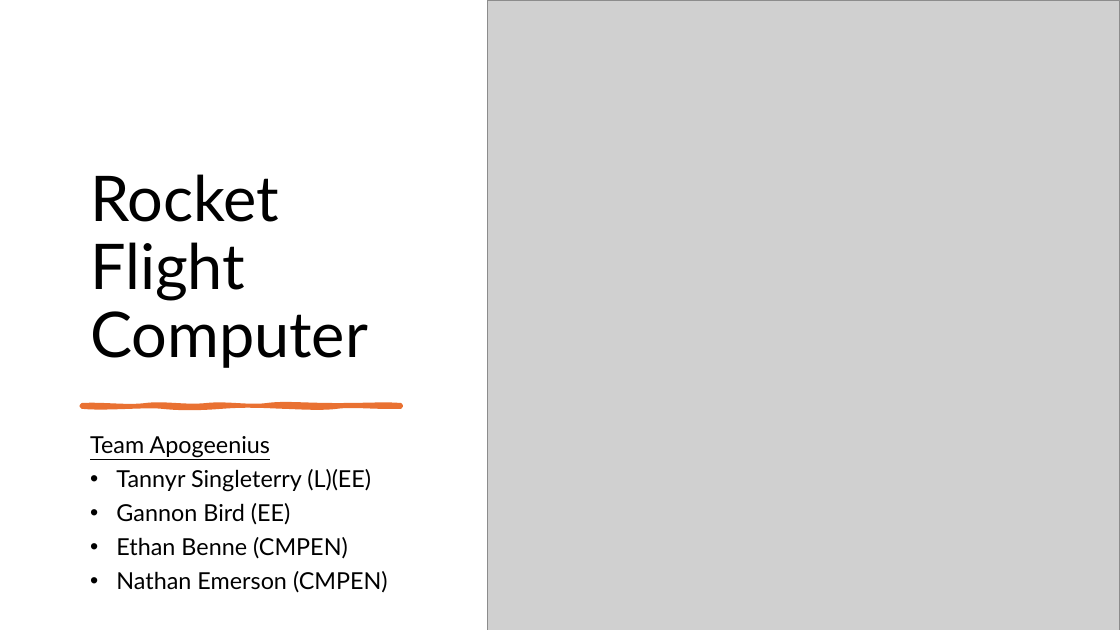
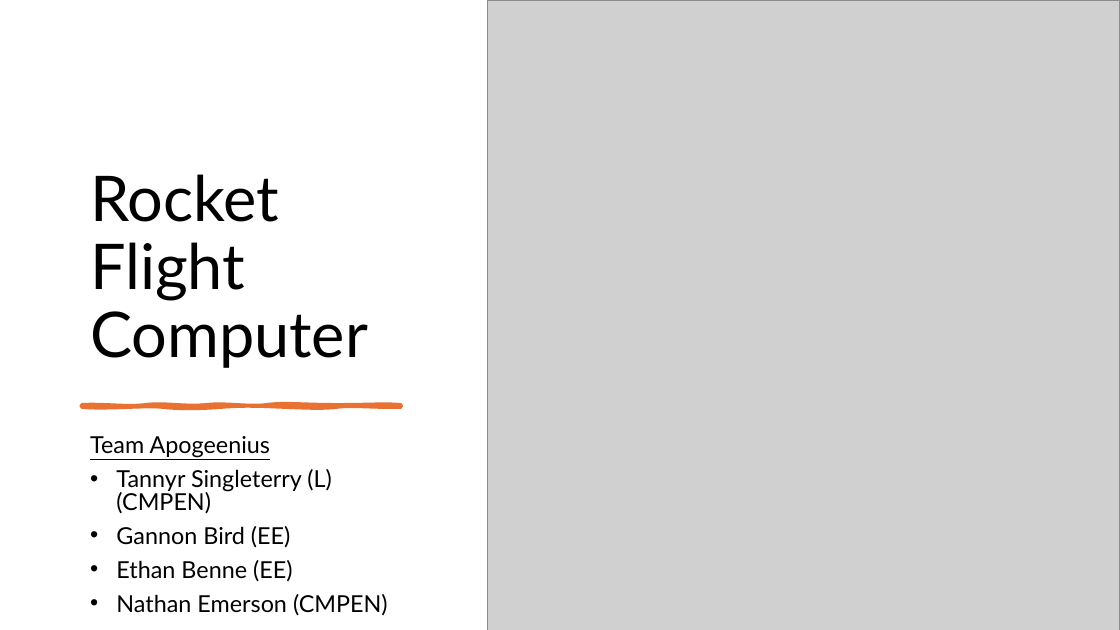
Before and after one commit to Tannyr-Singleterry/ECE590_SeniorDesign, a slide deck: slide 1 of Documents/CDR/CDR_Presentation.pptx. Drawn at 1120x630 pixels with LibreOffice and Linux fonts; fonts in the diff are those of the drawing; grey boxes stand for pictures. Boxes give left, top, right and bottom in pixels: in the first picture for what was removed or moved away, otherwise in the second. Text is boxed around its words. In the diff, an @@ line names an element or a change of style, - is before the commit and + after.

```diff
--- a/Documents/CDR/CDR_Presentation.pptx
+++ b/Documents/CDR/CDR_Presentation.pptx
@@ subtitle at [116,469,331,514]: text changed @@
-• Tannyr Singleterry (L)(EE)
+• Tannyr Singleterry (L)(CMPEN)
@@ subtitle at [116,560,292,582]: text changed @@
-• Ethan Benne (CMPEN)
+• Ethan Benne (EE)
```
Also in this commit, not shown: 1 other slide changed, 1 other file.
